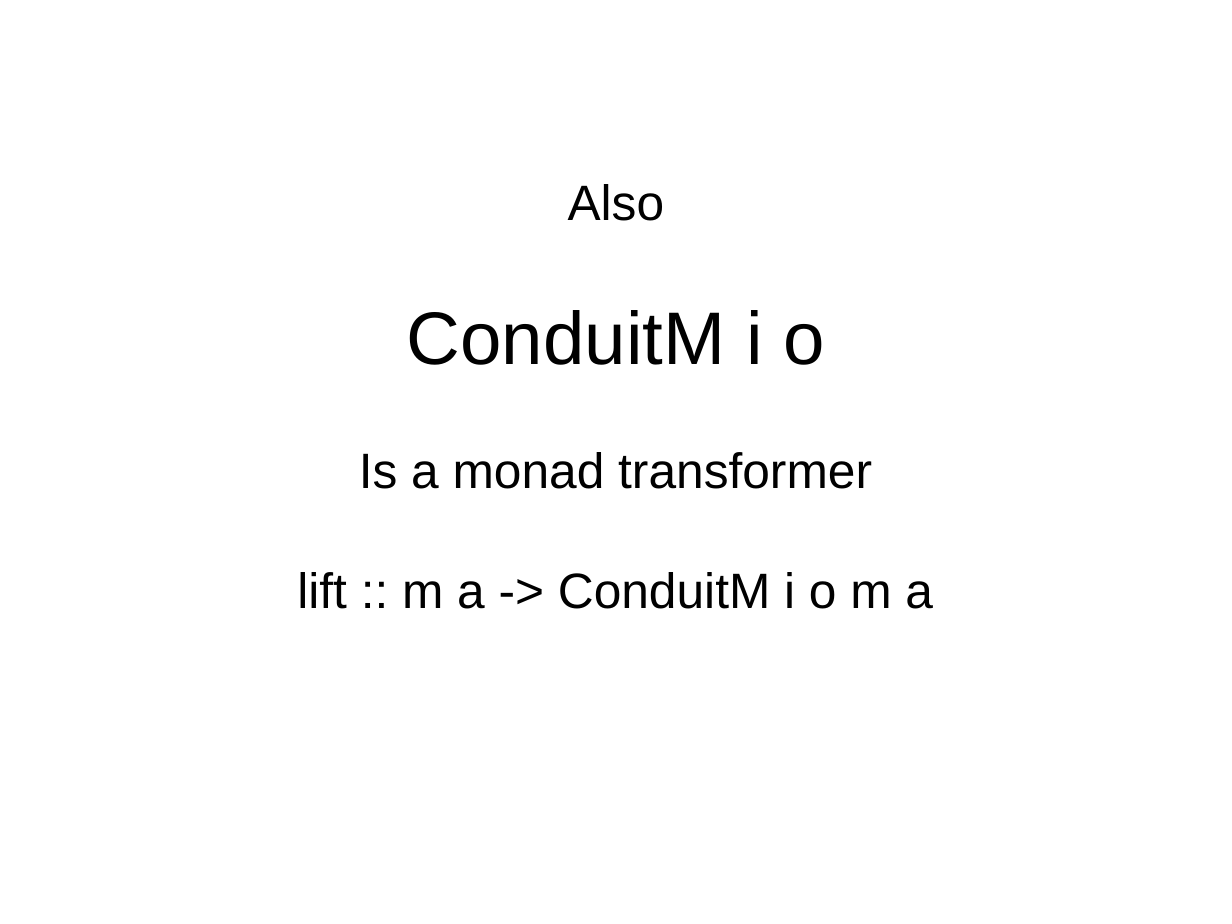
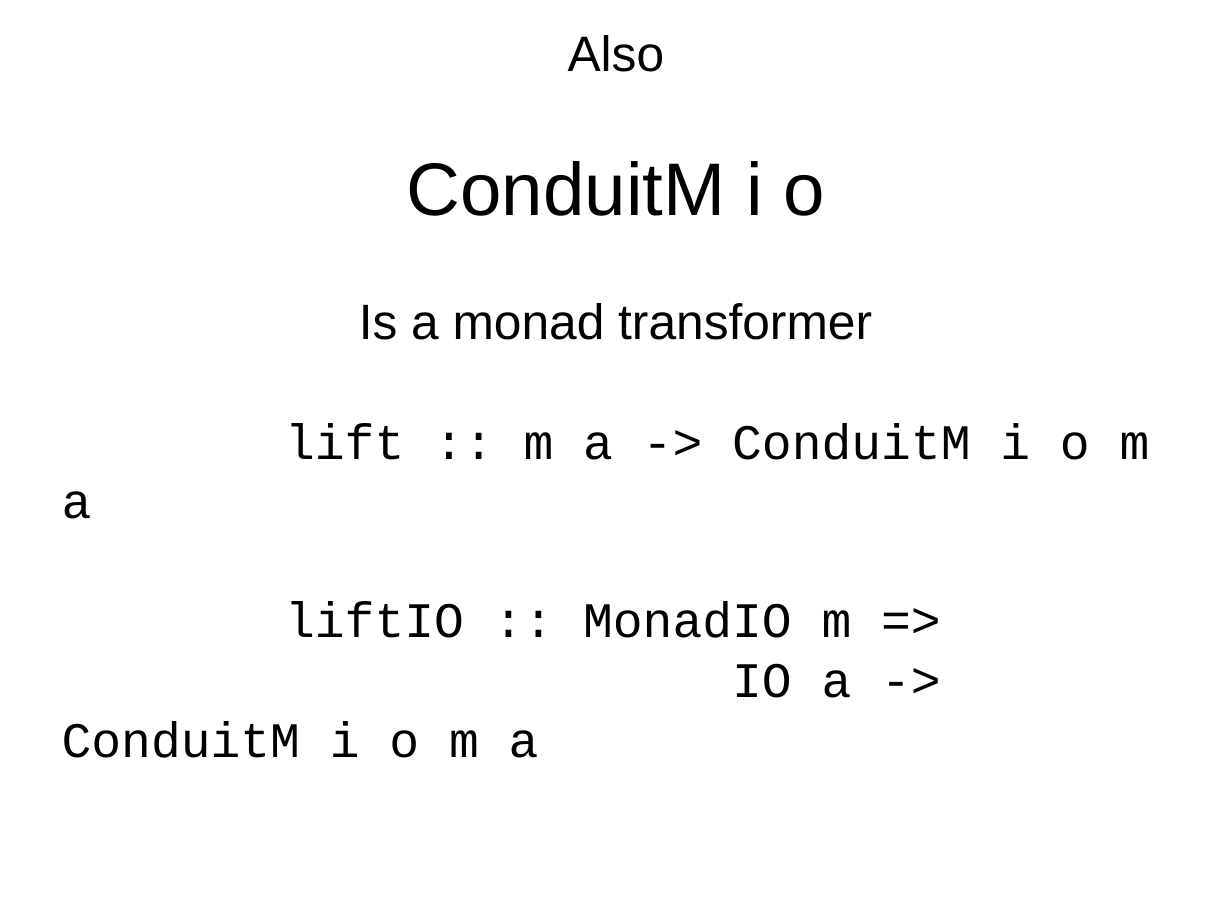
Before and after one commit to bhurt/presentations, a slide deck: slide 52 of conduits.odp. Drawn at 1232x924 pixels with LibreOffice and Linux fonts; fonts in the diff are those of the drawing. Boxes give left, top, right and bottom in pixels: in the first picture for what was removed or moved away, otherwise in the second. Text is boxed around its words. In the diff, an @@ line names an element or a change of style, - is before the commit and + after.

Commit message:
Fix some typos.

```diff
--- a/conduits.odp
+++ b/conduits.odp
@@ subtitle at box(62, 423, 1150, 519): font Arial to Courier New in "lift :: m a -> ConduitM i ..."; alignment centre to left @@
@@ subtitle at box(62, 602, 852, 758): paragraphs added @@
+liftIO :: MonadIO m =>
+IO a -> ConduitM i o m a
```
Also in this commit, not shown: 4 other slides changed.
